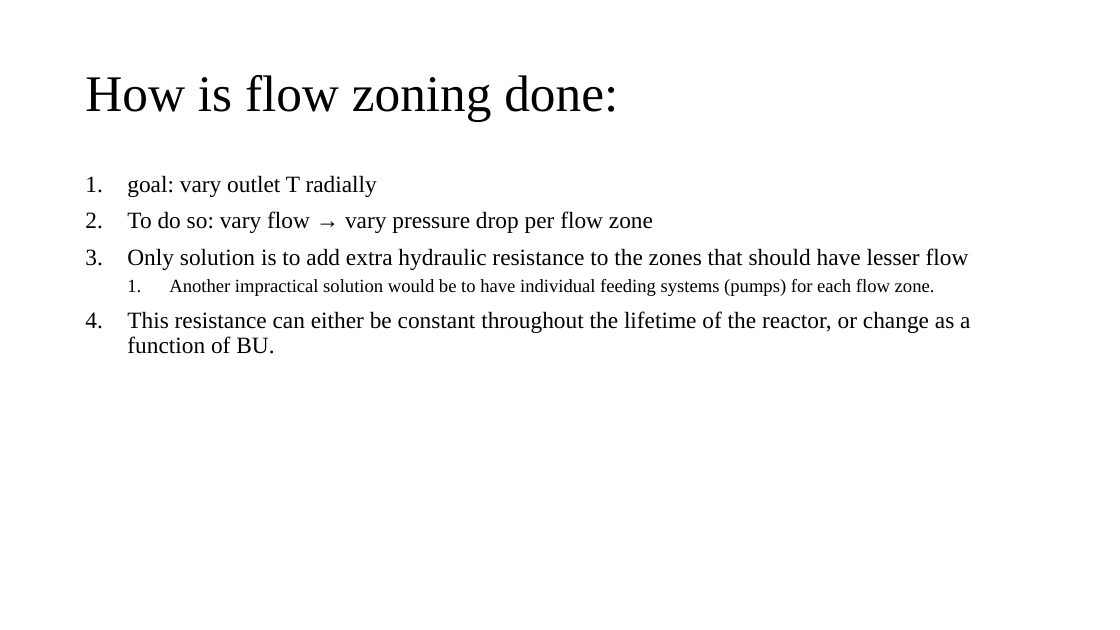
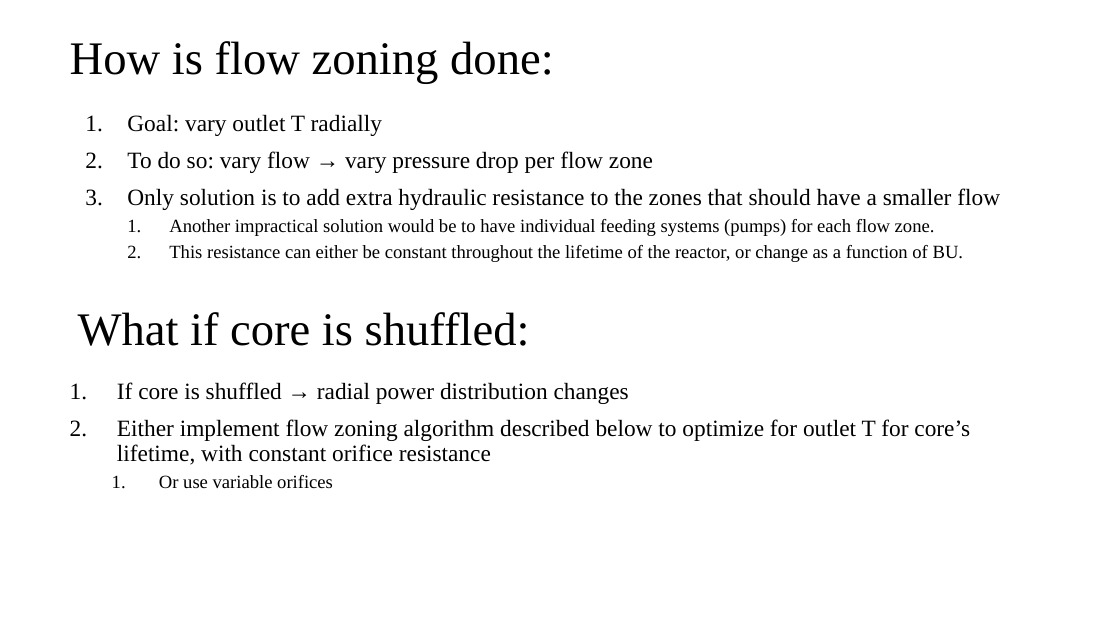
Before and after one commit to NikolaosKallieros/oklo_project, a slide deck: slide 5 of flow_zoning/Flow zoning.pptx. Drawn at 1120x630 pixels with LibreOffice and Linux fonts; fonts in the diff are those of the drawing. Boxes give left, top, right and bottom in pixels: in the first picture for what was removed or moved away, otherwise in the second. Text is boxed around its words. In the diff, an @@ line names an element or a change of style, - is before the commit and + after.

```diff
--- a/flow_zoning/Flow zoning.pptx
+++ b/flow_zoning/Flow zoning.pptx
@@ title "How is flow zoning done:": place and size @@
-title "How is flow zoning done:" at [85, 75, 618, 121]
+title "How is flow zoning done:" at [70, 41, 554, 84]
@@ title "How is flow zoning done:" at [70, 41, 554, 84]: size 44 to 40 pt @@
@@ text "Goal: vary outlet T radially": place and size @@
-text "Goal: vary outlet T radially" at [127, 175, 970, 354]
+text "Goal: vary outlet T radially" at [127, 114, 1000, 262]
@@ text at [127, 114, 382, 136]: text changed @@
-1. goal: vary outlet T radially
+1. Goal: vary outlet T radially
@@ text at [127, 188, 1000, 210]: text changed @@
-3. Only solution is to add extra hydraulic resistance to the zones that should have lesser flow
+3. Only solution is to add extra hydraulic resistance to the zones that should have a smaller flow
@@ text at [169, 245, 963, 262]: size 20 to 16 pt in "This resistance can either be constant throughout ..."; list level 1 to 2 in "This resistance can either be ..." @@
@@ text added at [78, 312, 530, 346], 40 pt, text #000000 @@
+What if core is shuffled:
@@ text added at [117, 382, 970, 489], 20 pt, text #000000 @@
+1. If core is shuffled → radial power distribution changes
+2. Either implement flow zoning algorithm described below to optimize for outlet T for core’s lifetime, with constant orifice resistance
+  1. Or use variable orifices
```
Also in this commit, not shown: 5 other slides changed, 1 slide removed, 10 other files.
